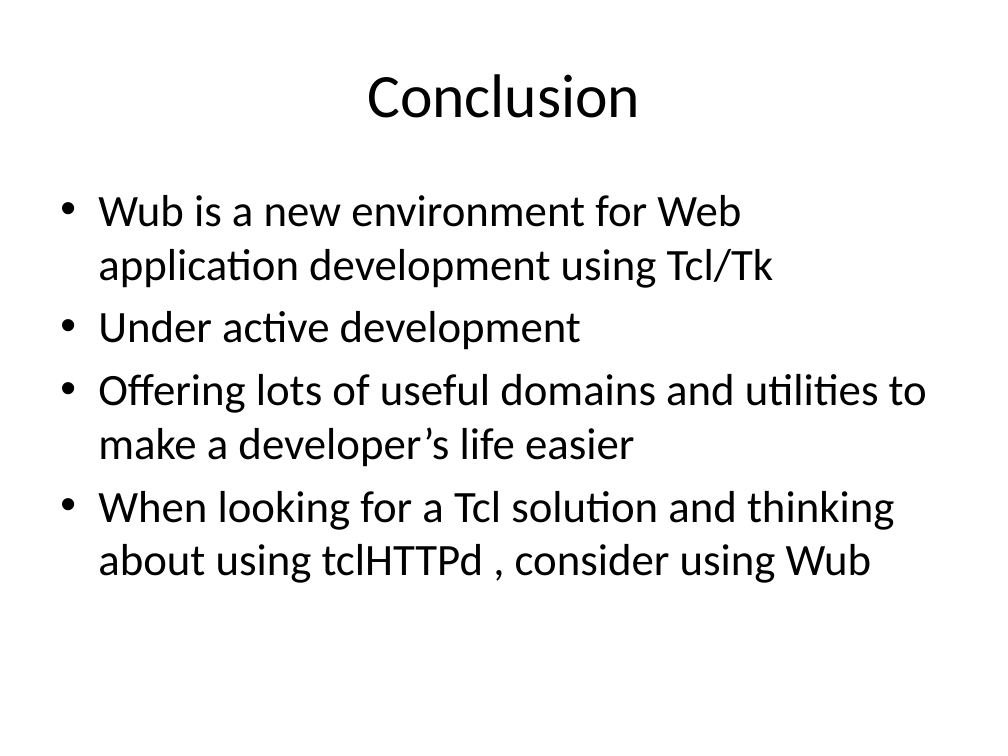
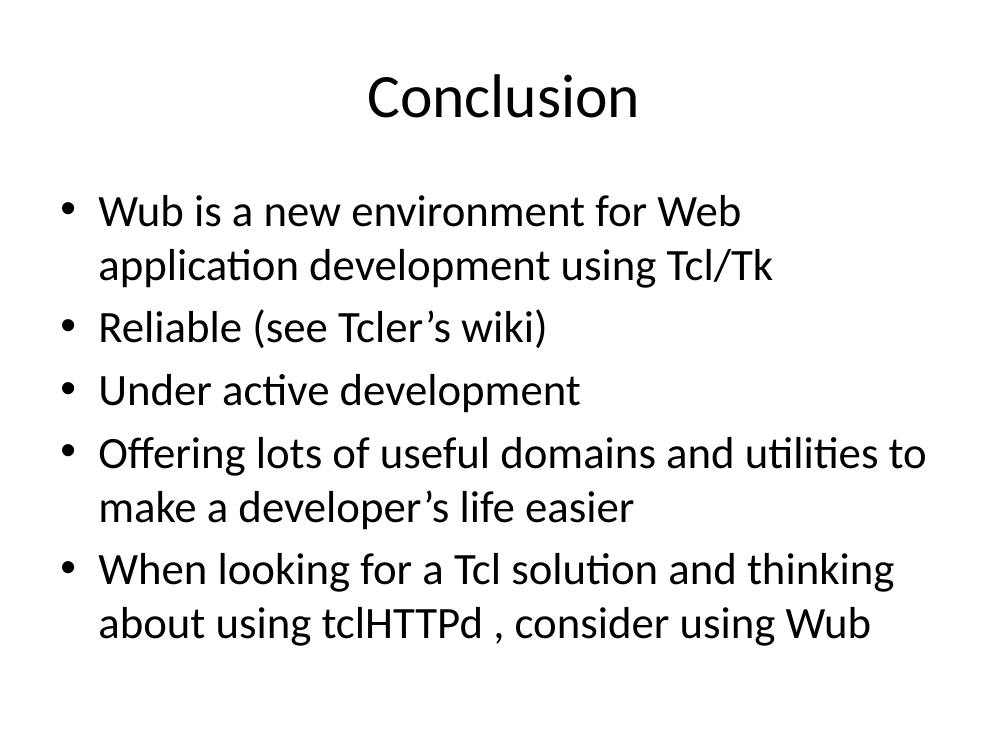
Before and after one commit to jdc8/wubwikit, a slide deck: slide 52 of wubexamples/Lets_Wub.pptx. Drawn at 1008x756 pixels with LibreOffice and Linux fonts; fonts in the diff are those of the drawing; background and template pictures are left out. Boxes give left, top, right and bottom in pixels: in the first picture for what was removed or moved away, otherwise in the second. Text is boxed around its words. In the diff, an @@ line names an element or a change of style, - is before the commit and + after.

```diff
--- a/wubexamples/Lets_Wub.pptx
+++ b/wubexamples/Lets_Wub.pptx
@@ text at (98, 309, 547, 348): paragraph added @@
+• Reliable (see Tcler’s wiki)
```
Also in this commit, not shown: 19 other slides changed.
